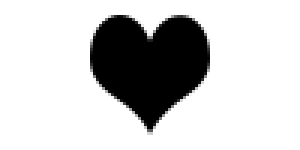
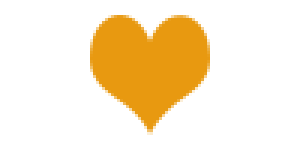
Layered file, before and after one edit (300 × 150). Changes by layer:
painted on "Heart" over [90, 15, 210, 135]
